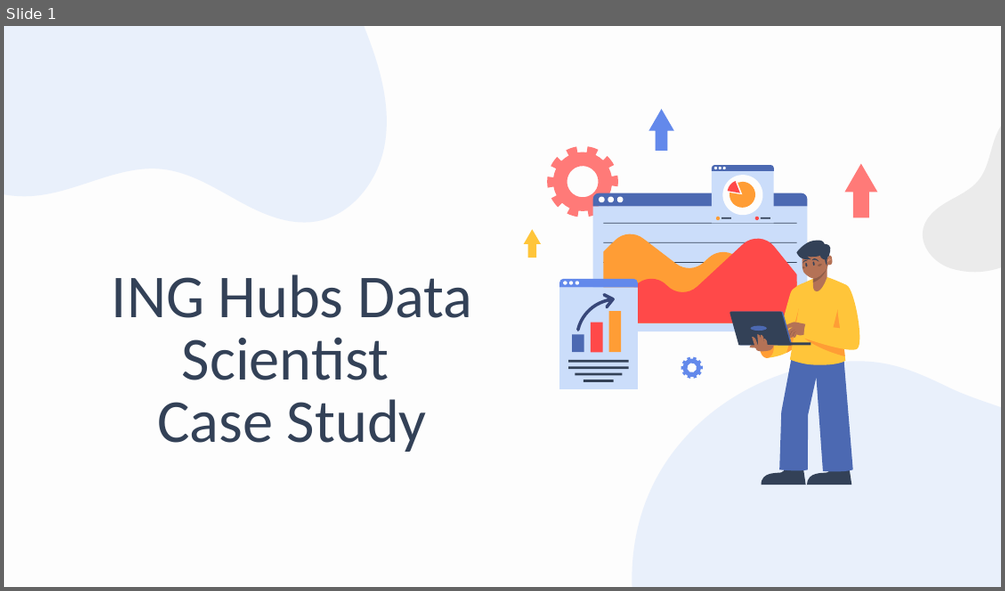
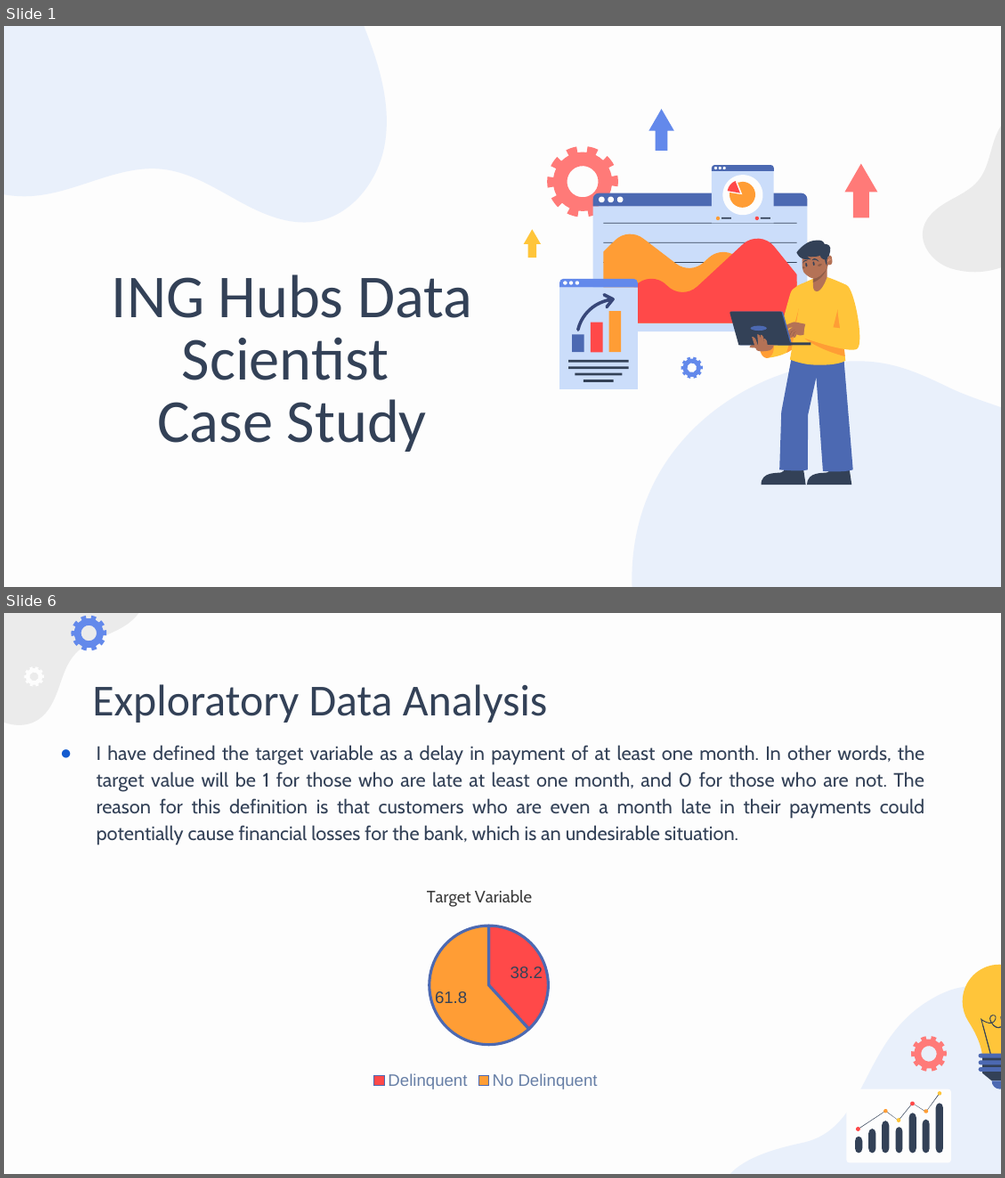
Before and after one commit to denizgunay/loan_delinquency, a slide deck: presentation.pptx. Shown one above the other, each under a label of ours: slide 1 before the commit, slides 1 and 6 after it; the slides between them are not shown. The pictures are 1005x591 and 1005x1178 pixels, drawn with LibreOffice and Linux fonts; fonts in the diff are those of the drawing. Boxes give left, top, right and bottom in pixels: in the first picture for what was removed or moved away, otherwise in the second. Text is boxed around its words. In the diff, an @@ line names an element or a change of style, - is before the commit and + after.

```diff
--- a/presentation.pptx
+++ b/presentation.pptx
@@ slide 6 added at [4, 613, 1001, 1174], background #FDFDFD @@
@@ freeform shape added at [4, 613, 178, 755], fill #EBEBEB @@
@@ freeform shape added at [71, 616, 106, 651], fill #6389EB @@
@@ freeform shape added at [24, 666, 44, 687], fill #FDFDFD @@
@@ title added at [92, 684, 548, 722], 32 pt, text #334157 @@
+Exploratory Data Analysis
@@ subtitle added at [97, 745, 924, 845], 14 pt, text #334157 @@
+● I have defined the target variable as a delay in payment of at least one month. In other words, the target value will be 1 for those who are late at least one month, and 0 for those who are not. The reason for this definition is that customers who are even a month late in their payments could potentially cause financial losses for the bank, which is an undesirable situation.
@@ pie chart added at [287, 868, 685, 1094] @@
+title "Target Variable "
+categories: Delinquent, No Delinquent
+Series 1: 38.2, 61.8
@@ freeform shape added at [663, 928, 1001, 1174], fill #CBDDFA at 39% opacity @@
@@ freeform shape added at [911, 1036, 947, 1070], fill #FF7A78 @@
@@ group added at [846, 964, 1001, 1162]: 17 freeform shapes, 6 ellipses @@
```
Also in this commit, not shown: 2 slides changed, 17 other slides added, 3 slides removed, 8 other files.
